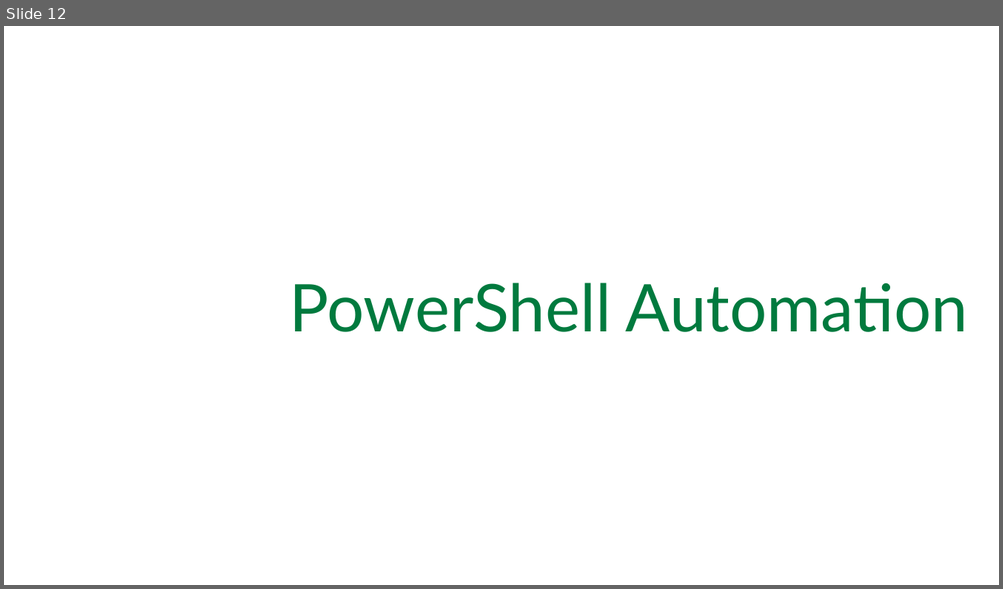
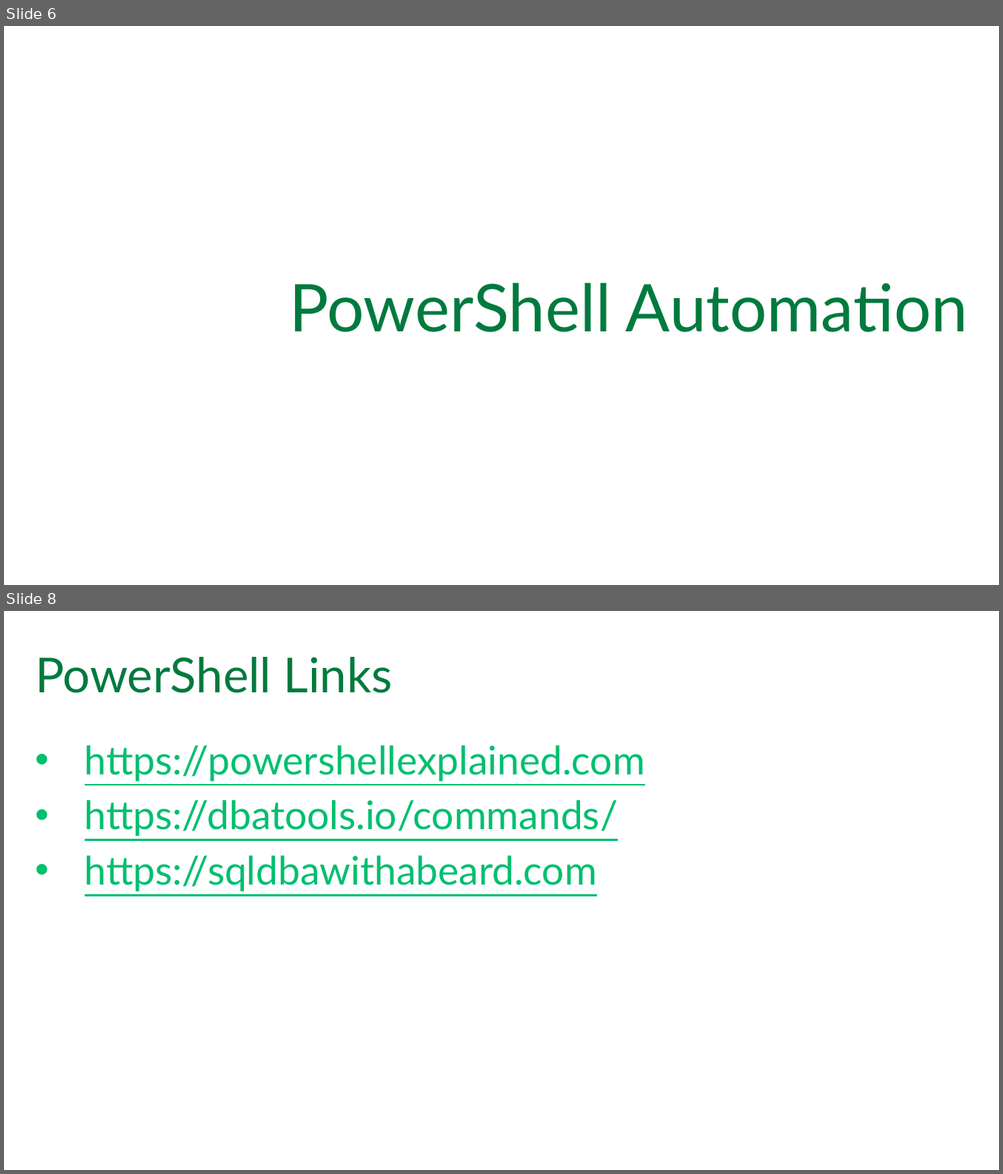
Before and after one commit to SQLPioneer/Presentations, a slide deck: Automation/EnvironmentAutomation.pptx. Shown one above the other, each under a label of ours: slide 12 before the commit, slides 6 and 8 after it; the slides between them are not shown. The pictures are 1003x589 and 1003x1174 pixels, drawn with LibreOffice and Linux fonts; fonts in the diff are those of the drawing; background and template pictures are left out. Boxes give left, top, right and bottom in pixels: in the first picture for what was removed or moved away, otherwise in the second. Text is boxed around its words. In the diff, an @@ line names an element or a change of style, - is before the commit and + after.

```diff
--- a/Automation/EnvironmentAutomation.pptx
+++ b/Automation/EnvironmentAutomation.pptx
@@ slide 8 added at [4, 611, 999, 1170], background #FFFFFF @@
@@ title added at [35, 657, 392, 693], 44 pt, text #007A3E @@
+PowerShell Links
@@ text added at [85, 745, 645, 891], 36 pt, text #00BF6F, underline @@
+• https://powershellexplained.com
+• https://dbatools.io/commands/
+• https://sqldbawithabeard.com
@@ what was slide 12 is now slide 6 @@
```
Also in this commit, not shown: 2 slides changed, 9 other slides added, 3 slides removed.
